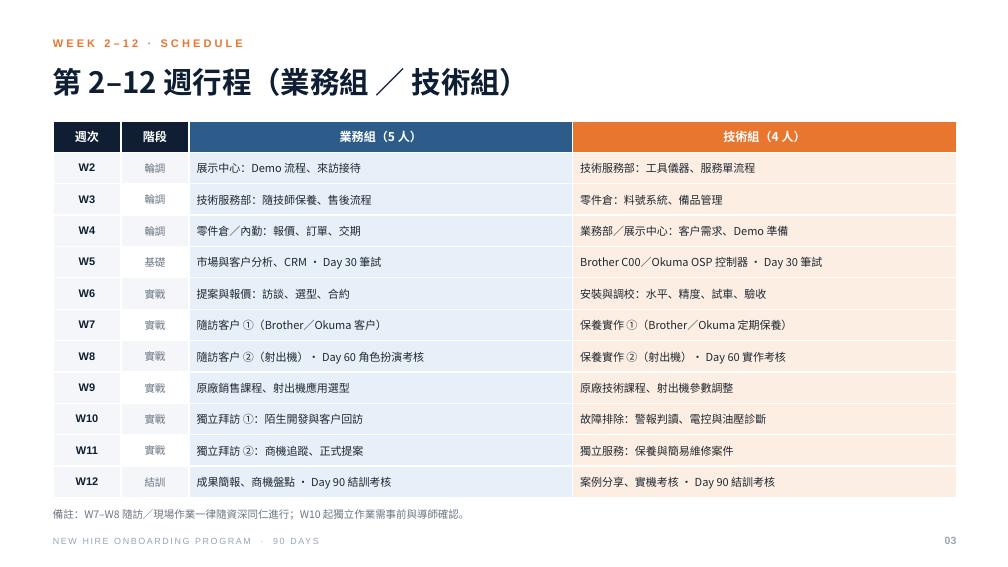
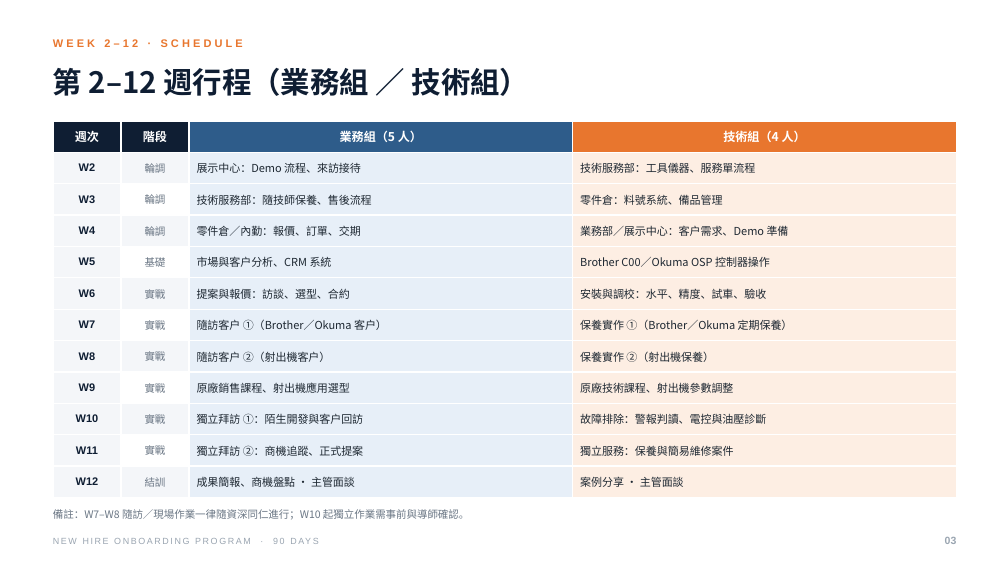
Before and after one commit to KiyotaJesse/apex-public-data, a slide deck: slide 4 of 新人90天教育訓練計畫.pptx. Drawn at 1008x567 pixels with LibreOffice and Linux fonts; fonts in the diff are those of the drawing. Boxes give left, top, right and bottom in pixels: in the first picture for what was removed or moved away, otherwise in the second. Text is boxed around its words. In the diff, an @@ line names an element or a change of style, - is before the commit and + after.

```diff
--- a/新人90天教育訓練計畫.pptx
+++ b/新人90天教育訓練計畫.pptx
@@ table at box(53, 121, 957, 491) @@
-row 5, column 3: 市場與客戶分析、CRM ・ Day 30 筆試
+row 5, column 3: 市場與客戶分析、CRM 系統
-row 5, column 4: Brother C00／Okuma OSP 控制器 ・ Day 30 筆試
+row 5, column 4: Brother C00／Okuma OSP 控制器操作
-row 8, column 3: 隨訪客戶 ②（射出機）・ Day 60 角色扮演考核
+row 8, column 3: 隨訪客戶 ②（射出機客戶）
-row 8, column 4: 保養實作 ②（射出機）・ Day 60 實作考核
+row 8, column 4: 保養實作 ②（射出機保養）
-row 12, column 3: 成果簡報、商機盤點 ・ Day 90 結訓考核
+row 12, column 3: 成果簡報、商機盤點 ・ 主管面談
-row 12, column 4: 案例分享、實機考核 ・ Day 90 結訓考核
+row 12, column 4: 案例分享 ・ 主管面談
```
Also in this commit, not shown: 3 other slides changed.
